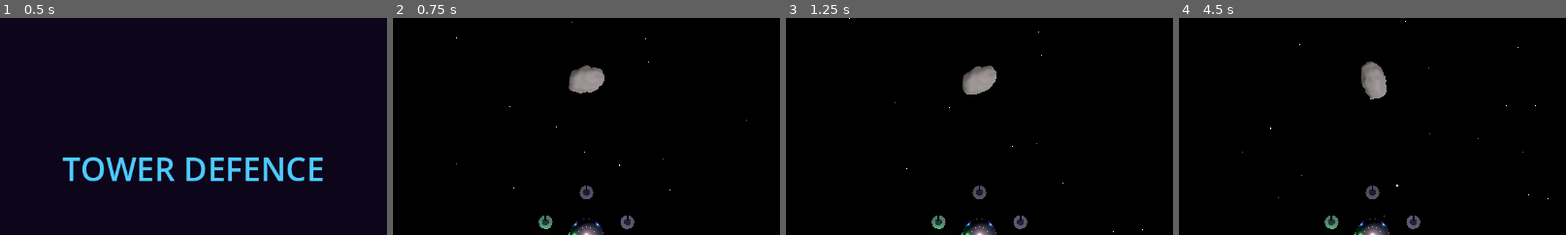
Above: before the commit, frames 1-4 (left to right).
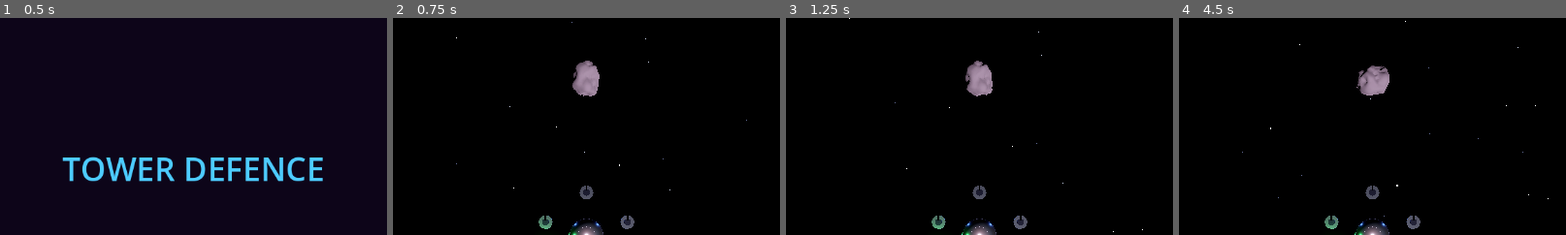
Above: after the commit, the same moments.

Repository: rgjhawkins/towerdefence
Game: Godot game, scene res://main_menu.tscn
Two runs of this game, one before a commit and one after it. Both use one fixed random seed, a clock stepped at 60 frames per second and the inputs below.
Inputs (mouse positions are % of the whole screen's width and height, from its top left):
- Up to frame 1 (0.5 s): no input
- Up to frame 2 (0.75 s): click "Start Game" at 0.5 s
- Up to frame 3 (1.25 s): no input
- Up to frame 4 (4.5 s): move the mouse to (72, 45) at 1.27 s; hold D 1.28-2 s; click (72, 45) at 1.42 s; drag from (30, 55) to (45, 70) at 2.02 s; move the mouse to (60, 28) at 2.77 s; hold D 2.78-3.5 s; drag from (45, 70) to (20, 35) at 3.52 s; move the mouse to (80, 65) at 4.27 s; hold A from 4.28 s (still down)
The pictures show only the part of the screen within x 25-75%, y 0-50%; the shares and areas given below are measured in that part.

Frame 1 is identical in both runs. In frame 2, 0.7% of the frame differs, in the area x 45-55%, y 19-37%; in frame 3, 0.7%; in frame 4, 0.8%, in the area x 45-55%, y 20-38%.

Commit message:
Generate 30 procedural asteroid variants and pick randomly at spawn
Each variant has unique noise scale, displacement strength, non-uniform shape,
8-16 craters of varying size and depth, and slight colour variation. Asteroid
field now loads a random variant (randi() % 30) on each instantiation.

Co-Authored-By: Claude Sonnet 4.6 <noreply@anthropic.com>

Diff:
--- a/asteroid_field.gd
+++ b/asteroid_field.gd
@@ -18,7 +18,8 @@
 	_body.set_meta("radius", ASTEROID_RADIUS)
 	add_child(_body)
 
-	var asteroid_scene: PackedScene = load("res://assets/asteroid.glb")
+	var variant := randi() % 30
+	var asteroid_scene: PackedScene = load("res://assets/asteroids/asteroid_%02d.glb" % variant)
 	var mesh_inst := asteroid_scene.instantiate() as Node3D
 	mesh_inst.scale = Vector3.ONE * ASTEROID_RADIUS
 	_body.add_child(mesh_inst)
Binary file added: assets/asteroids/asteroid_00.glb
Binary file added: assets/asteroids/asteroid_01.glb
Binary file added: assets/asteroids/asteroid_02.glb
Binary file added: assets/asteroids/asteroid_03.glb
Binary file added: assets/asteroids/asteroid_04.glb
Binary file added: assets/asteroids/asteroid_05.glb
Binary file added: assets/asteroids/asteroid_06.glb
Binary file added: assets/asteroids/asteroid_07.glb
Binary file added: assets/asteroids/asteroid_08.glb
Binary file added: assets/asteroids/asteroid_09.glb
Binary file added: assets/asteroids/asteroid_10.glb
Binary file added: assets/asteroids/asteroid_11.glb
(and 19 more such lines)
